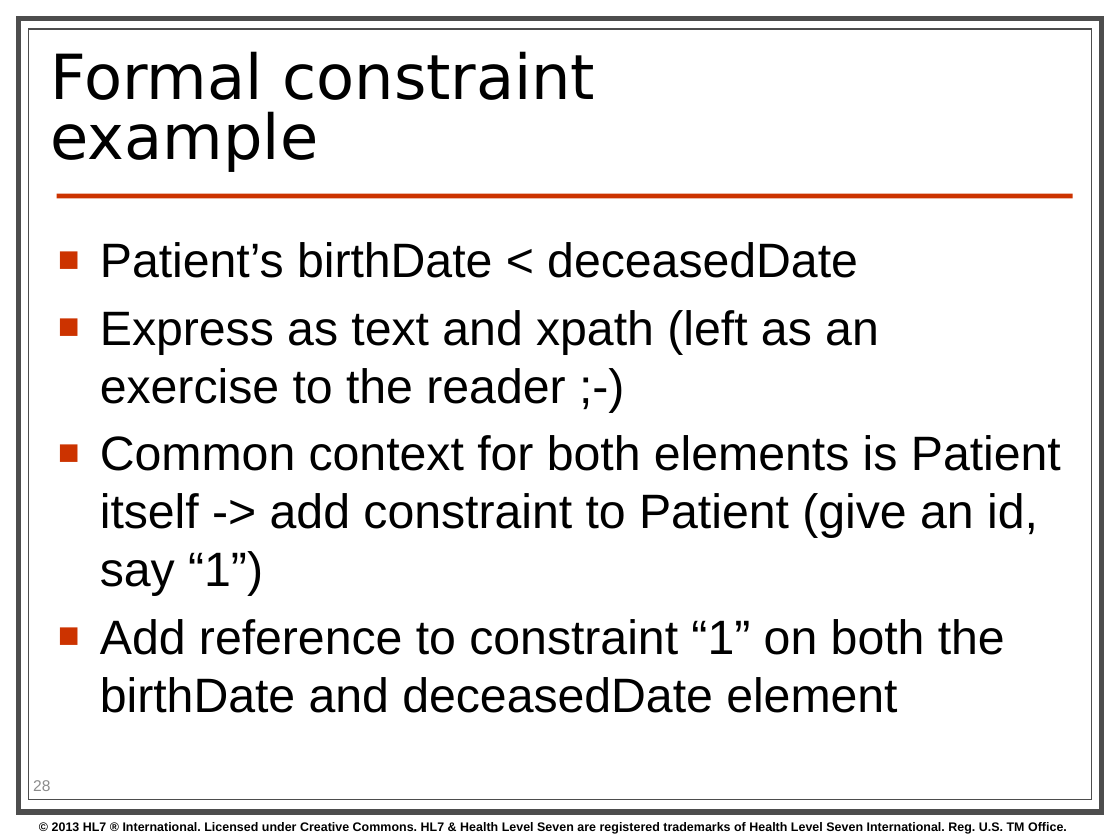
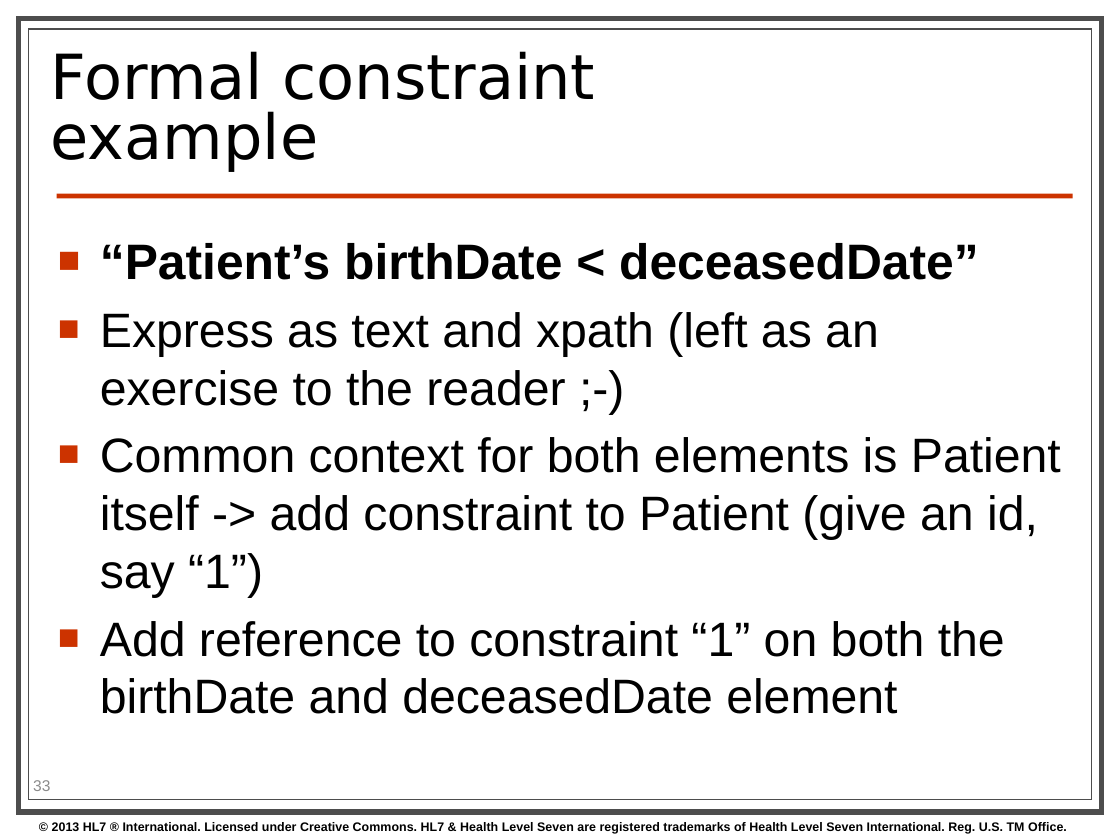
Before and after one commit to kevinpeterson/fhir, a slide deck: slide 33 of presentations/2014-01 Tutorials/201401 - San Antonio - Profiling FHIR.pptx (slide 28 before the commit). Drawn at 1120x840 pixels with LibreOffice and Linux fonts; fonts in the diff are those of the drawing; background and template pictures are left out. Boxes give left, top, right and bottom in pixels: in the first picture for what was removed or moved away, otherwise in the second. Text is boxed around its words. In the diff, an @@ line names an element or a change of style, - is before the commit and + after.

```diff
--- a/presentations/2014-01 Tutorials/201401 - San Antonio - Profiling FHIR.pptx
+++ b/presentations/2014-01 Tutorials/201401 - San Antonio - Profiling FHIR.pptx
@@ text at (x1=100, y1=243, x2=979, y2=280): text changed; size 31 to 32 pt; bold on @@
-■ Patient’s birthDate < deceasedDate
+■ “Patient’s birthDate < deceasedDate”
@@ page number at (x1=33, y1=780, x2=50, y2=791): text changed @@
-28
+33
```
Also in this commit, not shown: 4 other slides changed, 11 slides added, 2 slides removed.
